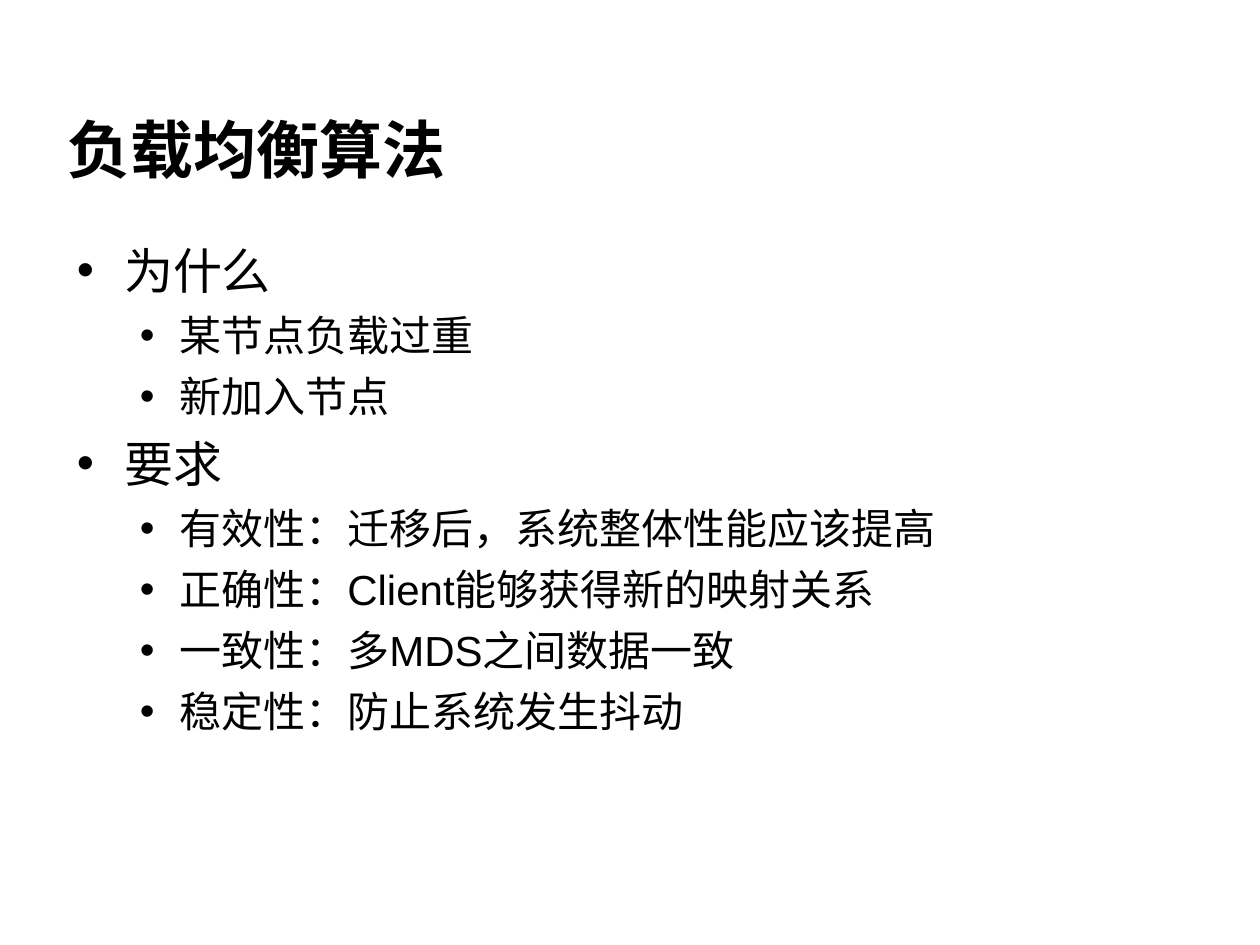
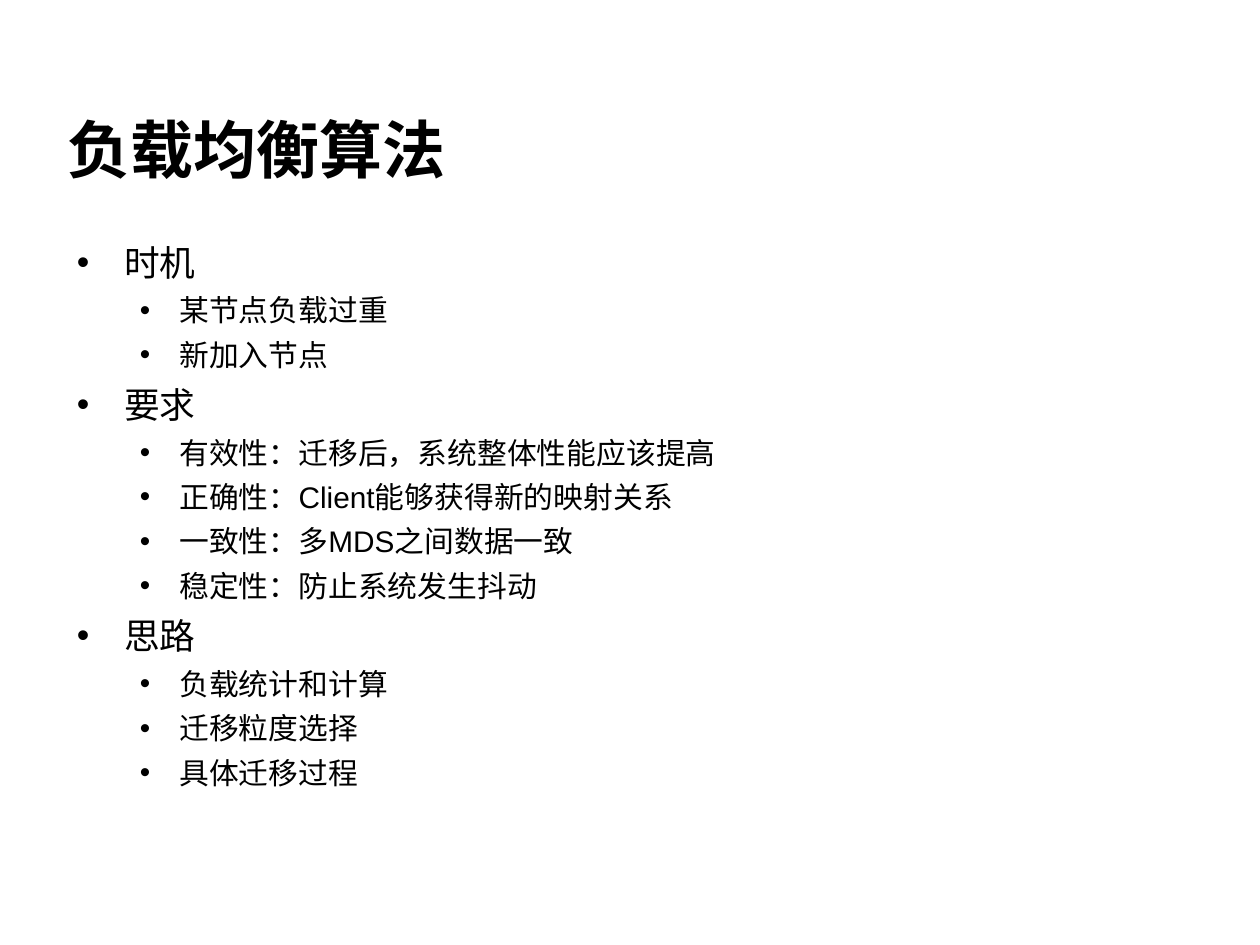
Before and after one commit to cheliequan/idning-paper, a slide deck: slide 17 of draft/答辩.ppt (slide 13 before the commit). Drawn at 1260x945 pixels with LibreOffice and Linux fonts; fonts in the diff are those of the drawing; background and template pictures are left out. Boxes give left, top, right and bottom in pixels: in the first picture for what was removed or moved away, otherwise in the second. Text is boxed around its words. In the diff, an @@ line names an element or a change of style, - is before the commit and + after.

```diff
--- a/draft/答辩.ppt
+++ b/draft/答辩.ppt
@@ text at bbox=[124, 246, 195, 279]: text changed; size 28 to 20.4 pt @@
-• 为什么
+• 时机
@@ text at bbox=[124, 296, 715, 600]: size 24 to 17 pt in "某节点负载过重", "新加入节点", "有效性：迁移后，系统整体性能应该提高", "正确性：Client能够获得新的映射关系" and 2 more places; size 28 to 20.4 pt in "要求"; less space between paragraphs @@
@@ text at bbox=[124, 619, 388, 787]: paragraphs added @@
+• 思路
+  • 负载统计和计算
+  • 迁移粒度选择
+  • 具体迁移过程
```
Also in this commit, not shown: 8 other slides changed, 5 slides added.
